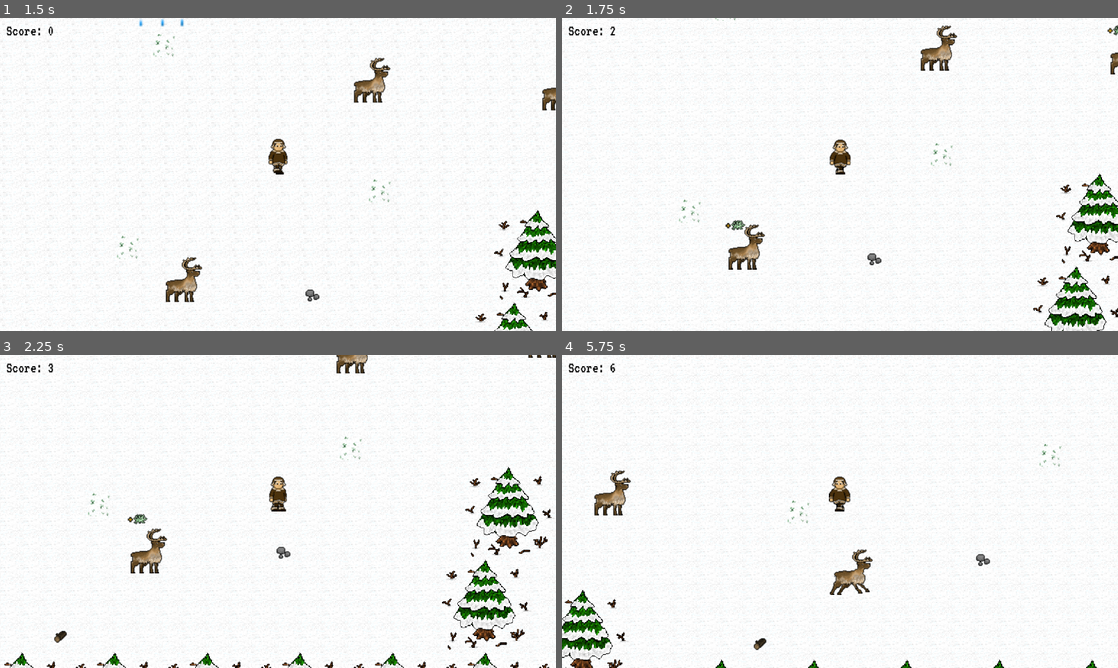
Above: before the commit, frames 1-4 (two rows, left to right).
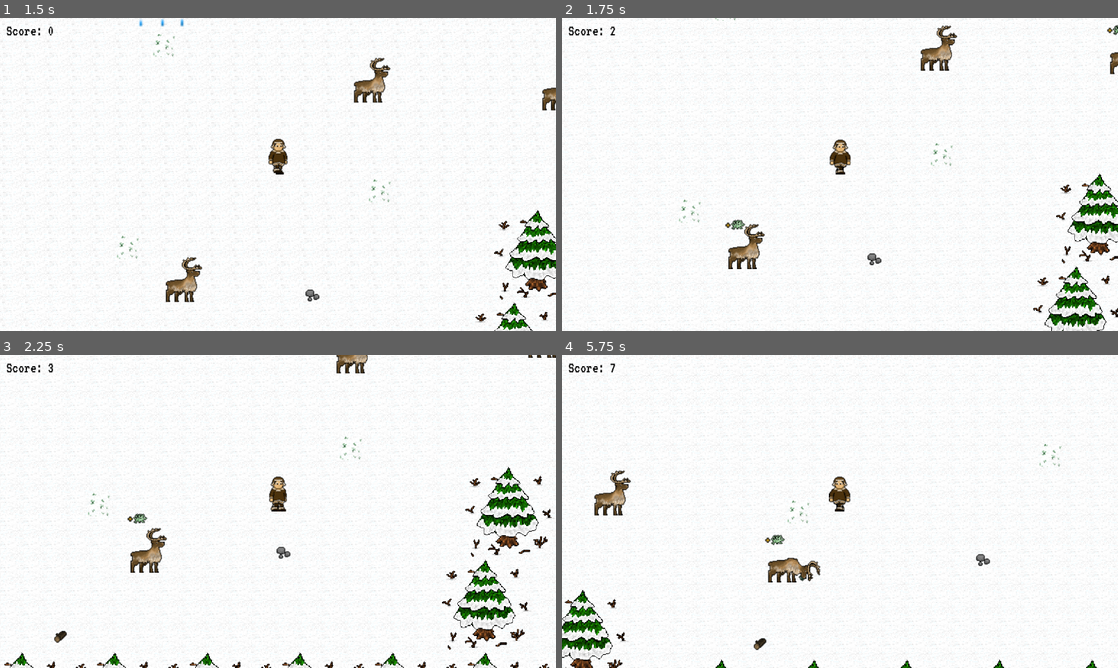
Above: after the commit, the same moments.

Repository: xkolyaskin/Mycrosoffed-Studios
Game: Godot game, scene res://reindeer_herding.tscn
The game is run twice, just before and just after one commit, with the same random seed, the same clock (stepped at 60 frames per second) and the same inputs.
Inputs:
- Up to frame 1 (1.5 s): hold D (move_right) 0.53-1.28 s; tap Space (interact) at 0.6, 1.35 s; hold S (move_down) from 1.28 s (still down)
- Up to frame 2 (1.75 s): keep holding S (move_down)
- Up to frame 3 (2.25 s): release S (move_down) at 2.03 s; hold D (move_right) from 2.03 s (still down); tap Space (interact) at 2.1 s
- Up to frame 4 (5.75 s): release D (move_right) at 2.78 s; hold W (move_up) 2.78-3.53 s; tap Space (interact) every 0.75 s from 2.85 to 5.1 s; hold A (move_left) 3.53-5.03 s; hold S (move_down) from 5.03 s (still down)

Frame 1 is identical in both runs. In frame 2, 0.3% of the frame differs, in the area x 29-100%, y 2-81%; in frame 3, 0.3%; in frame 4, 1.1%, in the area x 8-56%, y 2-77%.

Commit message:
Reindeer Sound

Diff:
--- a/new-game-project/reindeer.gd
+++ b/new-game-project/reindeer.gd
@@ -56,6 +56,8 @@
 		elif velocity.x > 0:
 			_animatedBody.flip_h=false
 	elif il:
+			if randi_range(0,100)==5:
+				$Reindeer3.play()
 			_animatedBody.play("feeding")
 			_animatedBody.set_frame_and_progress(3,0.5)
 	else:
@@ -84,3 +86,7 @@
 			score+=1
 			$Happy.go()
 			get_parent().incScore()
+			if randi_range(0,10)==5:
+				$Reindeer1.play()
+			if randi_range(0,10)==5:
+				$Reindeer2.play()
--- a/new-game-project/reindeer.tscn
+++ b/new-game-project/reindeer.tscn
@@ -10,6 +10,9 @@
 [ext_resource type="Texture2D" uid="uid://cunud7qtkwxkr" path="res://Visual Assets/Animals/Reindeer Running Frame-3.png.png" id="6_dpdrw"]
 [ext_resource type="Texture2D" uid="uid://cuufed82nn1xk" path="res://Visual Assets/Animals/Reindeer Running Frame-4.png.png" id="7_30yed"]
 [ext_resource type="Script" uid="uid://dd2hjbqpn0smw" path="res://happy.gd" id="10_dpdrw"]
+[ext_resource type="AudioStream" uid="uid://c1twfd05c4gkp" path="res://Audio Assets/Reindeer3.mp3" id="11_nlvay"]
+[ext_resource type="AudioStream" uid="uid://cv2t6vviieegg" path="res://Audio Assets/Reindeer2.mp3" id="12_8mawb"]
+[ext_resource type="AudioStream" uid="uid://6brxsujwmacw" path="res://Audio Assets/Reindeer1.mp3" id="13_3csxu"]
 
 [sub_resource type="CircleShape2D" id="CircleShape2D_t2la6"]
 radius = 126.753
@@ -96,4 +99,13 @@
 wait_time = 0.01
 autostart = true
 
+[node name="Reindeer3" type="AudioStreamPlayer" parent="."]
+stream = ExtResource("11_nlvay")
+
+[node name="Reindeer2" type="AudioStreamPlayer" parent="."]
+stream = ExtResource("12_8mawb")
+
+[node name="Reindeer1" type="AudioStreamPlayer" parent="."]
+stream = ExtResource("13_3csxu")
+
 [connection signal="timeout" from="Timer" to="." method="_on_timer_timeout"]
Not shown: 2 places in new-game-project/Game.tscn that only renumber resources
Not shown: 1 places in new-game-project/reindeer.tscn that only renumber resources
